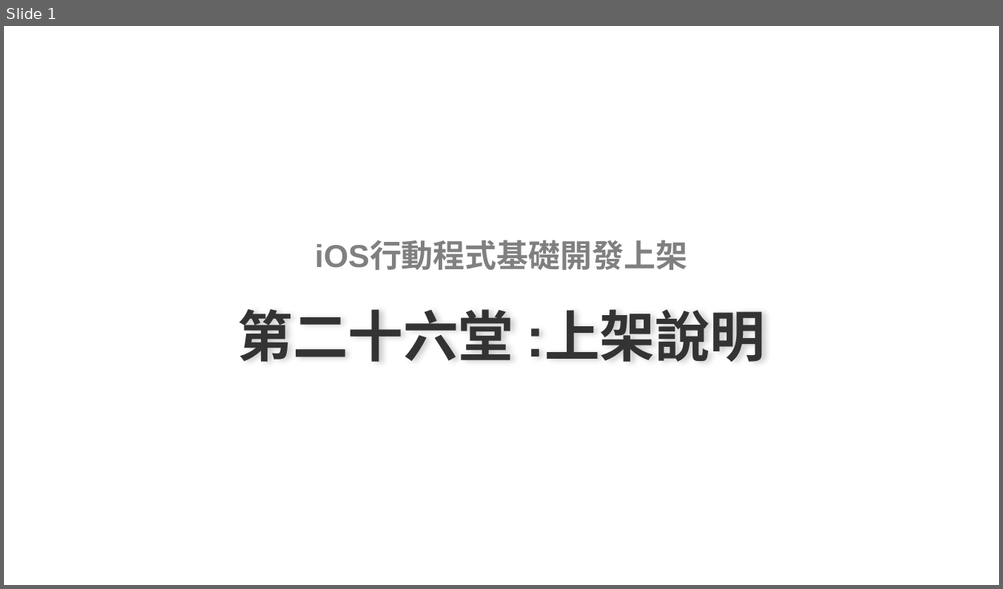
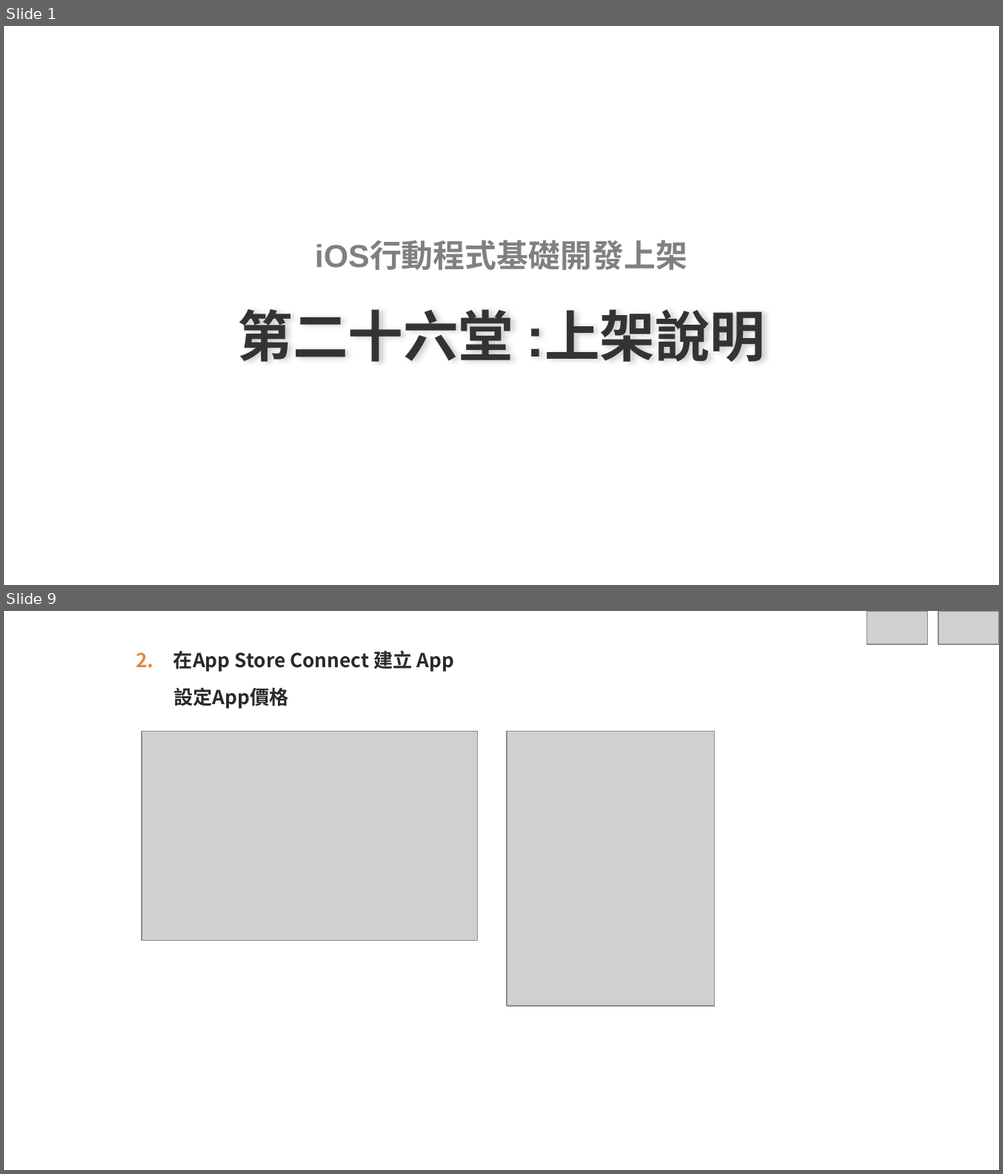
Before and after one commit to roberthsu2003/Iphone1, a slide deck: iOS行動程式基礎開發上架20堂課/第26堂課上架說明/第26堂課上架說明.pptx. Shown one above the other, each under a label of ours: slide 1 before the commit, slides 1 and 9 after it; the slides between them are not shown. The pictures are 1003x589 and 1003x1174 pixels, drawn with LibreOffice and Linux fonts; fonts in the diff are those of the drawing; grey boxes stand for pictures; background and template pictures are left out. Boxes give left, top, right and bottom in pixels: in the first picture for what was removed or moved away, otherwise in the second. Text is boxed around its words. In the diff, an @@ line names an element or a change of style, - is before the commit and + after.

```diff
--- a/iOS行動程式基礎開發上架20堂課/第26堂課上架說明/第26堂課上架說明.pptx
+++ b/iOS行動程式基礎開發上架20堂課/第26堂課上架說明/第26堂課上架說明.pptx
@@ slide 9 added at <box>4,611,999,1170</box>, background picture (left out) @@
@@ picture added at <box>866,611,927,644</box> @@
@@ picture added at <box>938,611,999,644</box> @@
@@ text added at <box>173,650,454,672</box>, 14 pt, text #292929, bold @@
+  2. 在App Store Connect 建立 App
@@ text added at <box>173,687,288,709</box>, 14 pt, text #292929, bold @@
+設定App價格
@@ picture added at <box>142,732,478,941</box> @@
@@ picture added at <box>506,732,713,1006</box> @@
@@ page number added at <box>960,1137,979,1162</box>, 10 pt, text #FFFFFF @@
+9
```
Also in this commit, not shown: 11 other slides added, 2 slides removed, 49 other files.
